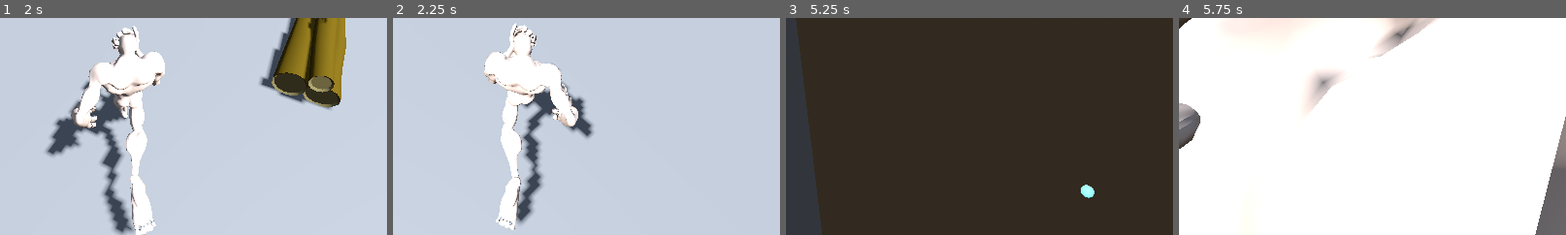
Above: before the commit, frames 1-4 (left to right).
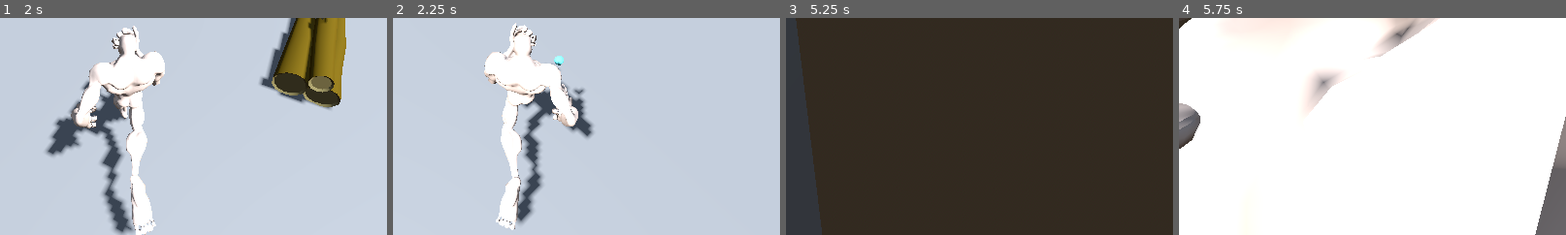
Above: after the commit, the same moments.

Repository: notme84/WildJam76
Game: Godot game, scene res://Scenes/main_menu.tscn
Same seed, same stepped clock (60 frames per second), same inputs: the game is played once before the commit and once after it.
Inputs (mouse positions are % of the whole screen's width and height, from its top left):
- Up to frame 1 (2 s): click "Start" at 0.5 s; tap Enter at 1.25 s; move the mouse to (55, 50) at 1.27 s; hold W (move_up) from 1.28 s (still down); hold C (camera_mode) from 1.28 s (still down)
- Up to frame 2 (2.25 s): keep holding W (move_up); move the mouse to (45, 50) at 2.02 s; release C (camera_mode) at 2.03 s; click (45, 50) at 2.1 s
- Up to frame 3 (5.25 s): keep holding W (move_up); move the mouse to (52, 48) at 2.77 s; tap E (melee) at 2.85 s; move the mouse to (49, 52) at 3.52 s; right-click (49, 52) at 3.6 s; move the mouse to (57, 51) at 4.27 s; hold C (camera_mode) 4.28-5.03 s; move the mouse to (42, 49) at 5.02 s; click (42, 49) at 5.1 s
- Up to frame 4 (5.75 s): keep holding W (move_up)
The pictures show only the part of the screen within x 33-83%, y 39-89%; the shares and areas given below are measured in that part.

Frame 1 is identical in both runs. In frame 2, 0.2% of the frame differs, in the area x 41-50%, y 17-37%; in frame 3, 0.2%; in frame 4, nothing differs.

Commit message:
snowball attack can now be charged up for farther throw
Also made it so the snowball gets additional velocity from thrower movement. To turn off charging and make it throw immediately, set max_strength_time to <= 0

Diff:
--- a/Script/snowballAttack.gd
+++ b/Script/snowballAttack.gd
@@ -3,14 +3,43 @@
 @export var snowballScene : PackedScene
 #@export var snowballSpawn : Node3D
 @export var Yeti : Node3D
-@export var throwSpeed : float = 30
+@export var min_throw_speed: float = 5
+@export var max_throw_speed: float = 30
+@export var max_strength_time: float = 1.0
+#@export var throwSpeed : float = 30
+
+var tween: Tween = null
 
 
 func _ready():
 	if Yeti == null:
 		print("no yeti")
 		return
-	Yeti.attack_1_pressed.connect(OnAttack)
+	Yeti.attack_1_pressed.connect(OnAttack_pressed)
+	Yeti.attack_1_released.connect(OnAttack_released)
+
+
+func OnAttack_pressed():
+	if max_strength_time <= 0:
+		OnAttack()
+		return
+
+	if tween != null && tween.is_running(): return
+
+	tween = create_tween()
+	tween.tween_interval(max_strength_time)
+	tween.tween_callback(kill_tween)
+
+
+func kill_tween():
+	if tween == null: return
+	tween.kill()
+	tween = null
+
+
+func OnAttack_released():
+	OnAttack()
+	kill_tween()
 
 
 func OnAttack():
@@ -19,7 +48,20 @@
 	#make snowball ignore hitboxes of thrower
 	snowball.source = Yeti
 
+	var throwSpeed = compute_throw_speed()
+
 	Yeti.add_sibling(snowball)
 	snowball.transform = global_transform
-	snowball.linear_velocity = global_transform.basis.z * -1 * throwSpeed
+	var thrower_velocity = Yeti.velocity
+	var throw_velocity = global_transform.basis.z * -1 * throwSpeed
+	if throw_velocity.dot(thrower_velocity) > 0:
+		throw_velocity = throw_velocity + thrower_velocity
+	snowball.linear_velocity = throw_velocity
 	print("throw!")
+
+
+func compute_throw_speed() -> float:
+	if tween == null || !tween.is_running():
+		return max_throw_speed
+
+	return max(min_throw_speed, (tween.get_total_elapsed_time() / max_strength_time) * max_throw_speed)
